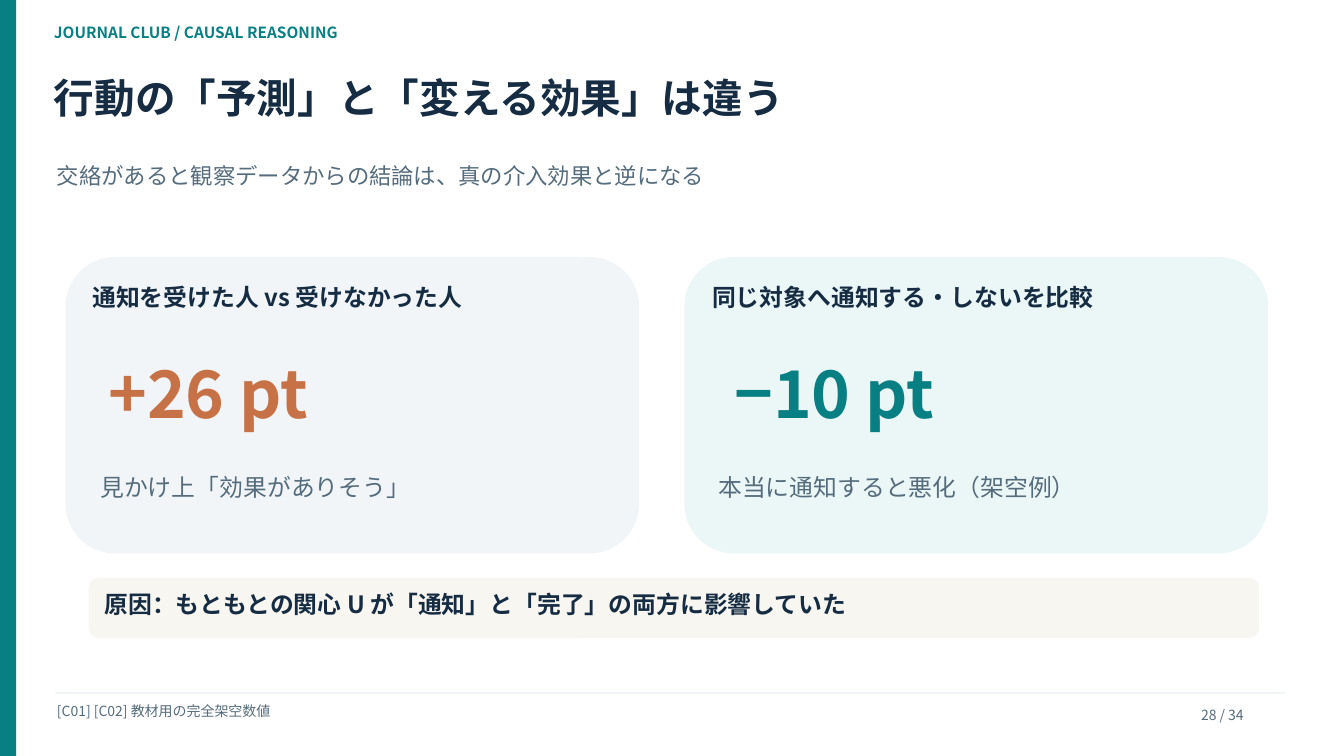
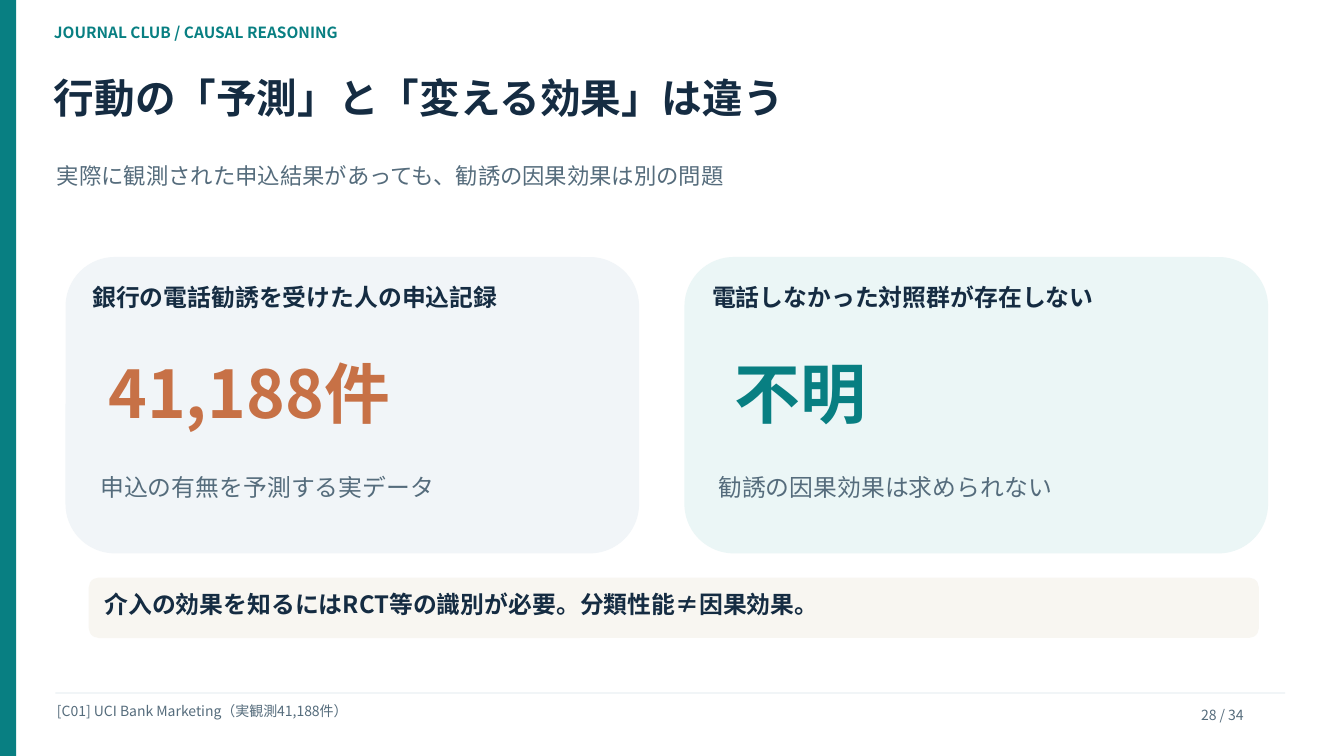
Before and after one commit to Daisuke134/anicca, a slide deck: slide 28 of docs/research/manager/masterclass/2026-11-04-p04-causal/journal_club/AI_BEHAVIOR_JOURNAL_CLUB_60MIN_JA.pptx. Drawn at 1344x756 pixels with LibreOffice and Linux fonts; fonts in the diff are those of the drawing. Boxes give left, top, right and bottom in pixels: in the first picture for what was removed or moved away, otherwise in the second. Text is boxed around its words. In the diff, an @@ line names an element or a change of style, - is before the commit and + after.

```diff
--- a/docs/research/manager/masterclass/2026-11-04-p04-causal/journal_club/AI_BEHAVIOR_JOURNAL_CLUB_60MIN_JA.pptx
+++ b/docs/research/manager/masterclass/2026-11-04-p04-causal/journal_club/AI_BEHAVIOR_JOURNAL_CLUB_60MIN_JA.pptx
@@ text at [57, 165, 724, 186]: text changed @@
-交絡があると観察データからの結論は、真の介入効果と逆になる
+実際に観測された申込結果があっても、勧誘の因果効果は別の問題
@@ text at [92, 285, 497, 309]: text changed @@
-通知を受けた人 vs 受けなかった人
+銀行の電話勧誘を受けた人の申込記録
@@ text at [712, 285, 1093, 308]: text changed @@
-同じ対象へ通知する・しないを比較
+電話しなかった対照群が存在しない
@@ text at [108, 362, 389, 432]: text changed @@
-+26 pt
+41,188件
@@ text at [734, 364, 866, 424]: text changed @@
-−10 pt
+不明
@@ text at [100, 476, 434, 498]: text changed @@
-見かけ上「効果がありそう」
+申込の有無を予測する実データ
@@ text at [718, 476, 1052, 498]: text changed @@
-本当に通知すると悪化（架空例）
+勧誘の因果効果は求められない
@@ text at [104, 592, 818, 615]: text changed @@
-原因：もともとの関心 U が「通知」と「完了」の両方に影響していた
+介入の効果を知るにはRCT等の識別が必要。分類性能≠因果効果。
@@ text at [57, 704, 347, 720]: text changed @@
-[C01] [C02] 教材用の完全架空数値
+[C01] UCI Bank Marketing（実観測41,188件）
```
Also in this commit, not shown: 2 other slides changed, 4 other files.
